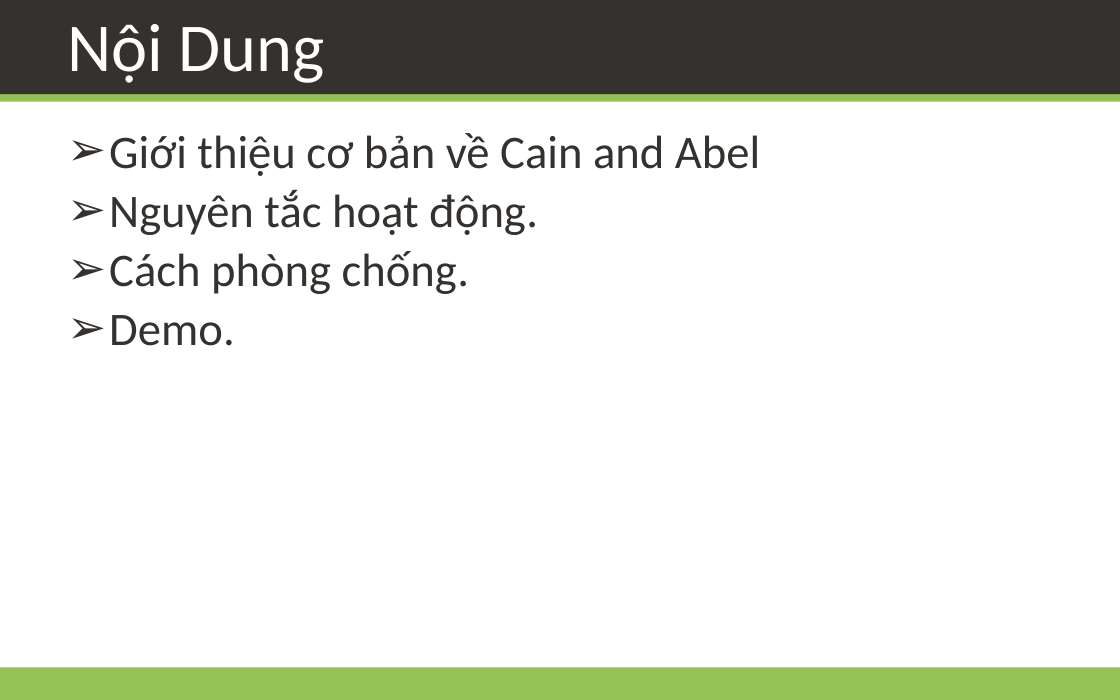
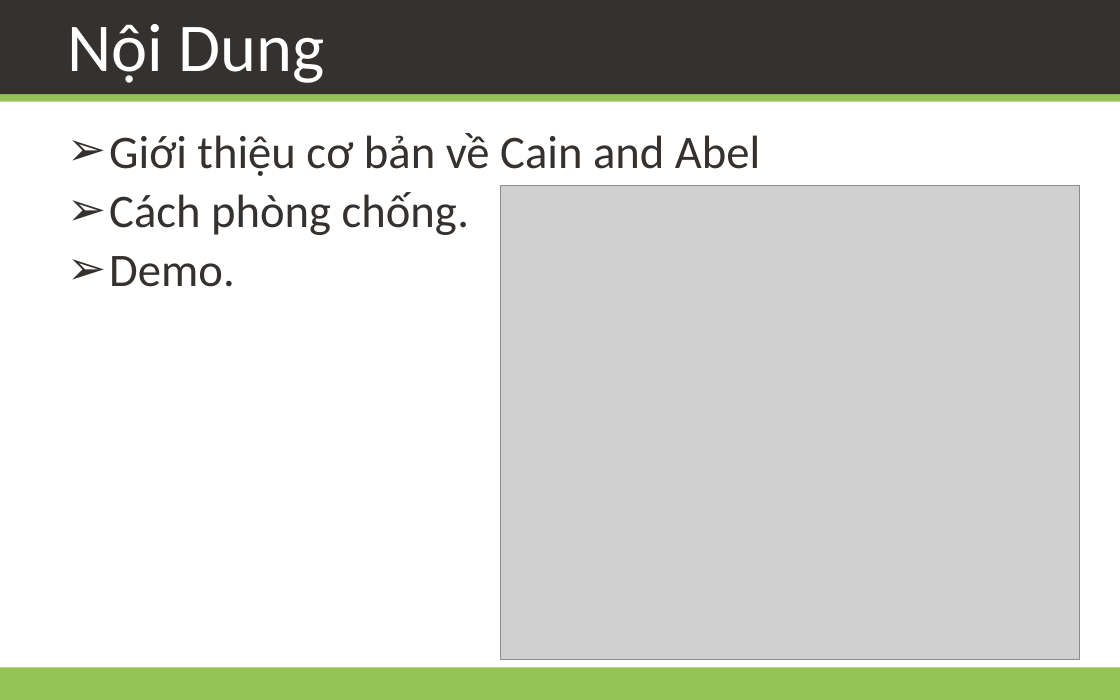
Before and after one commit to daotk/cdkpt, a slide deck: slide 3 of CDBM/Team Assignment 01/Team02.pptx. Drawn at 1120x700 pixels with LibreOffice and Linux fonts; fonts in the diff are those of the drawing; grey boxes stand for pictures; background and template pictures are left out. Boxes give left, top, right and bottom in pixels: in the first picture for what was removed or moved away, otherwise in the second. Text is boxed around its words. In the diff, an @@ line names an element or a change of style, - is before the commit and + after.

```diff
--- a/CDBM/Team Assignment 01/Team02.pptx
+++ b/CDBM/Team Assignment 01/Team02.pptx
@@ text at (109,189,538,235): paragraph removed @@
-➢ Nguyên tắc hoạt động.
@@ picture added at (501,185,1080,660) @@
```
Also in this commit, not shown: 10 other slides changed, 1 slide removed.
